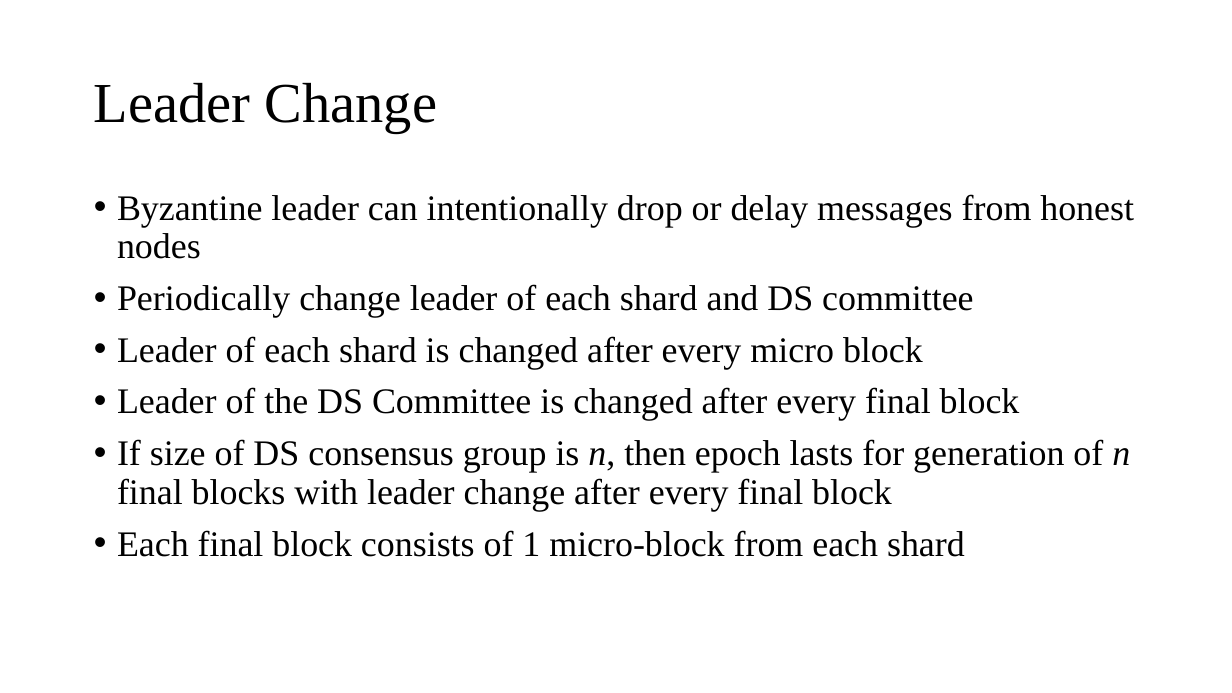
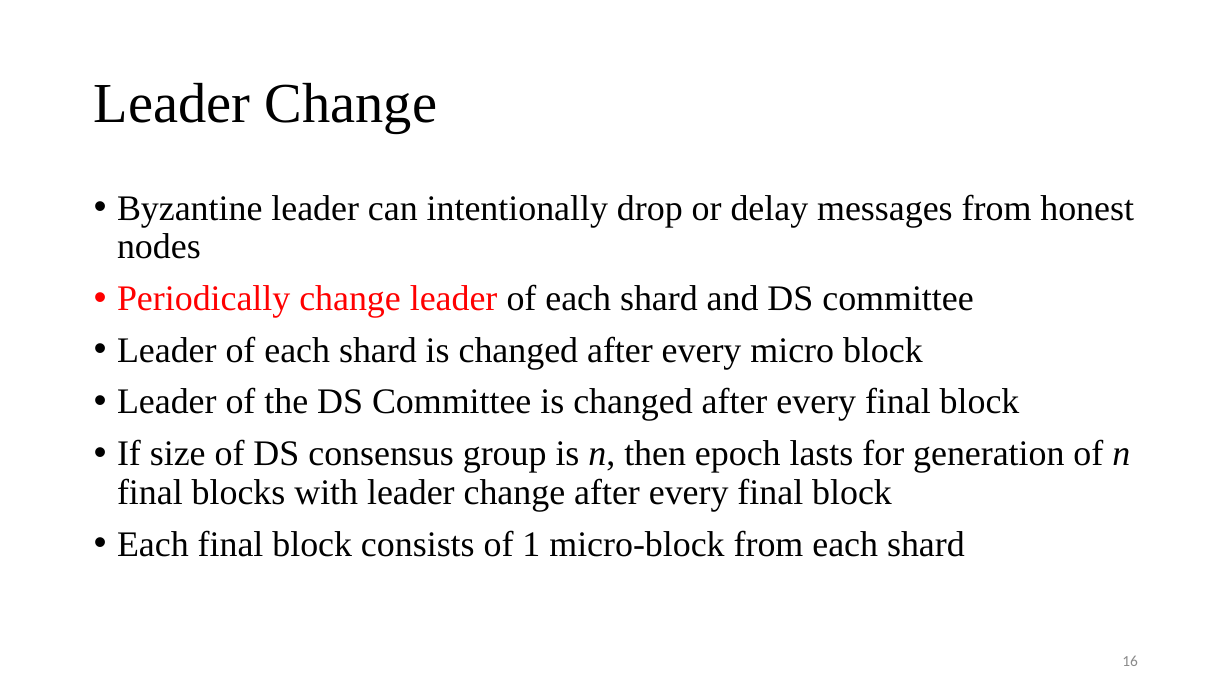
Before and after one commit to Tsajan/2018FallSemPOSTECH, a slide deck: slide 16 of CSED601 Dependable Computing/Sharding.pptx. Drawn at 1232x693 pixels with LibreOffice and Linux fonts; fonts in the diff are those of the drawing. Boxes give left, top, right and bottom in pixels: in the first picture for what was removed or moved away, otherwise in the second. Text is boxed around its words. In the diff, an @@ line names an element or a change of style, - is before the commit and + after.

```diff
--- a/CSED601 Dependable Computing/Sharding.pptx
+++ b/CSED601 Dependable Computing/Sharding.pptx
@@ text at (117,284,973,318): text colour #000000 to #FF0000 in "Periodically change leader" @@
@@ page number added at (1122,655,1138,666), 12 pt, text #8C8C8C @@
+16
```
Also in this commit, not shown: 22 other slides changed, 4 other files.
